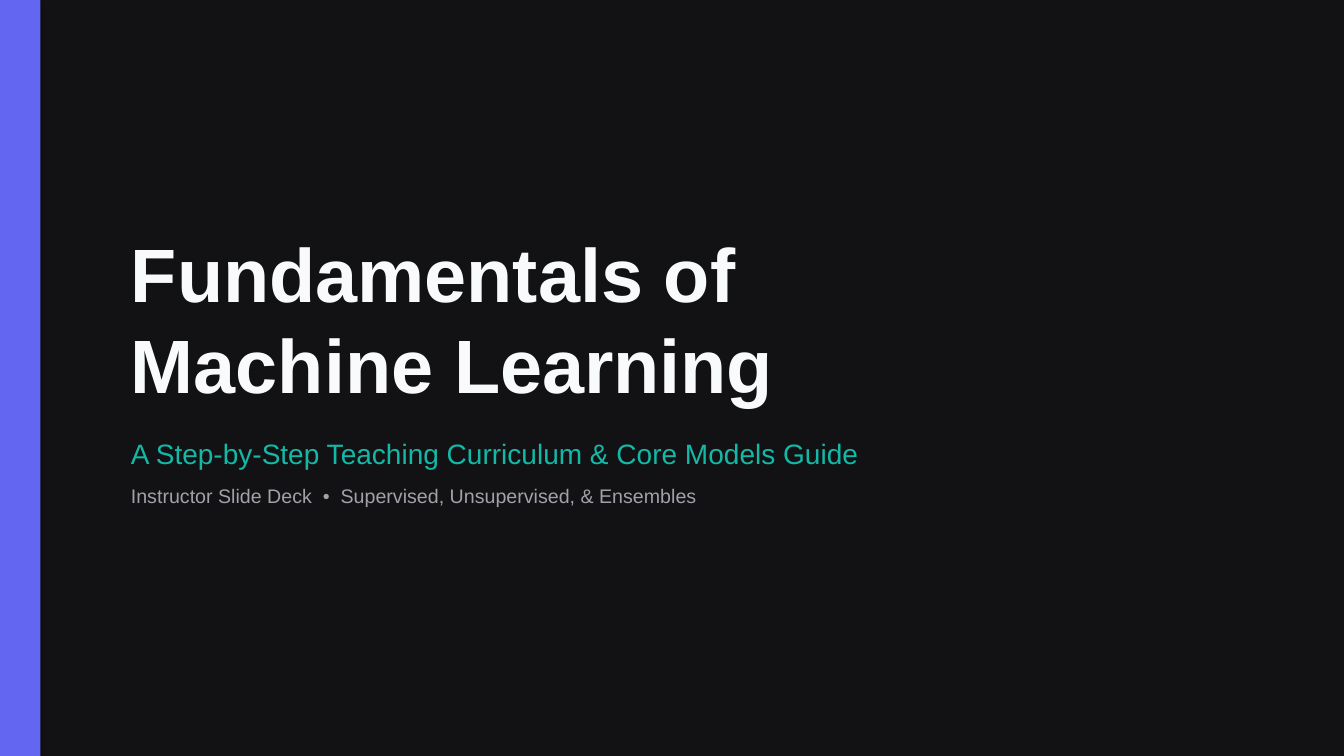
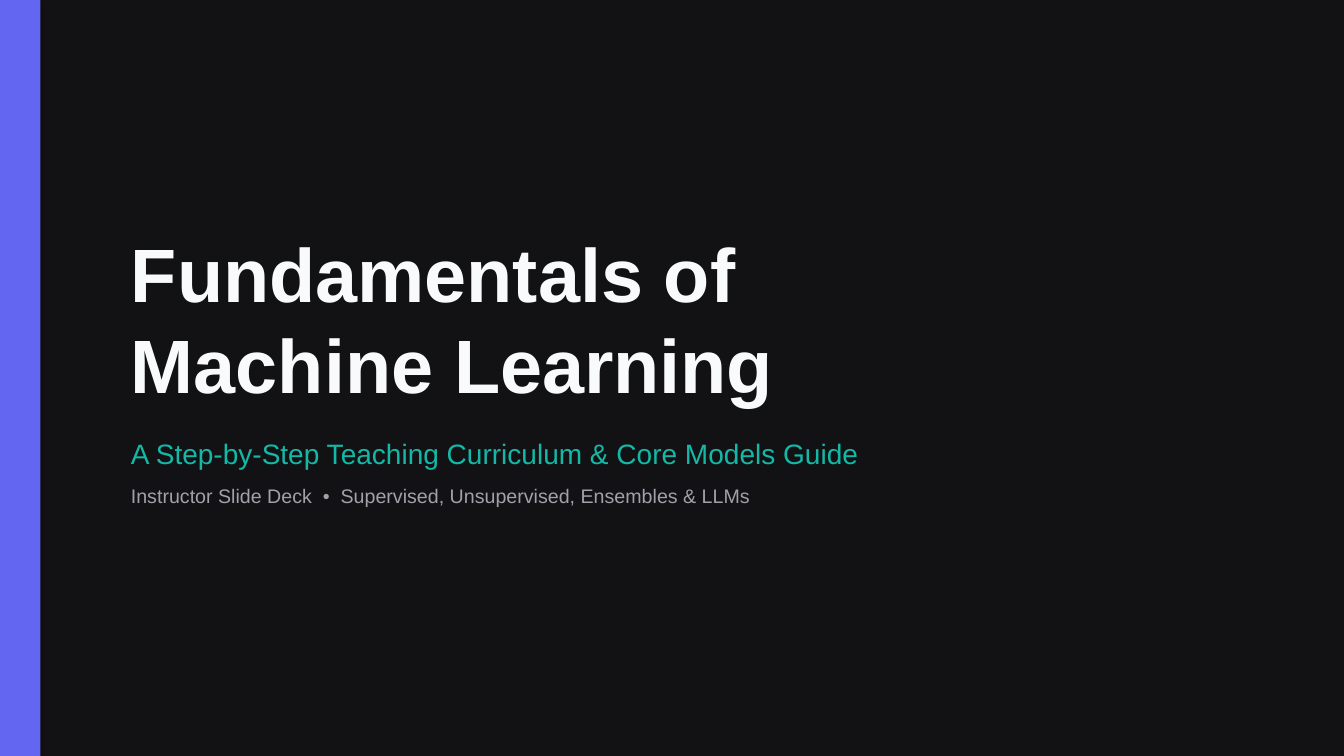
Before and after one commit to vdonthireddy/ai-course, a slide deck: slide 1 of machine_learning_fundamentals.pptx. Drawn at 1344x756 pixels with LibreOffice and Linux fonts; fonts in the diff are those of the drawing. Boxes give left, top, right and bottom in pixels: in the first picture for what was removed or moved away, otherwise in the second. Text is boxed around its words. In the diff, an @@ line names an element or a change of style, - is before the commit and + after.

```diff
--- a/machine_learning_fundamentals.pptx
+++ b/machine_learning_fundamentals.pptx
@@ text at (x1=131, y1=489, x2=750, y2=507): text changed @@
-Instructor Slide Deck • Supervised, Unsupervised, & Ensembles
+Instructor Slide Deck • Supervised, Unsupervised, Ensembles & LLMs
```
Also in this commit, not shown: 5 other slides changed, 15 slides added, 4 slides removed, 1 other file.
